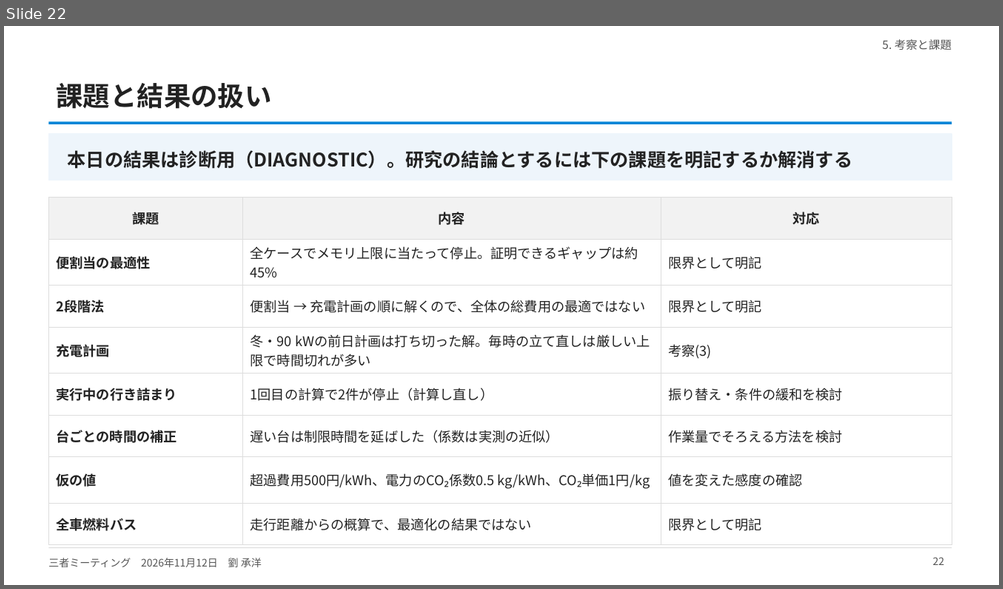
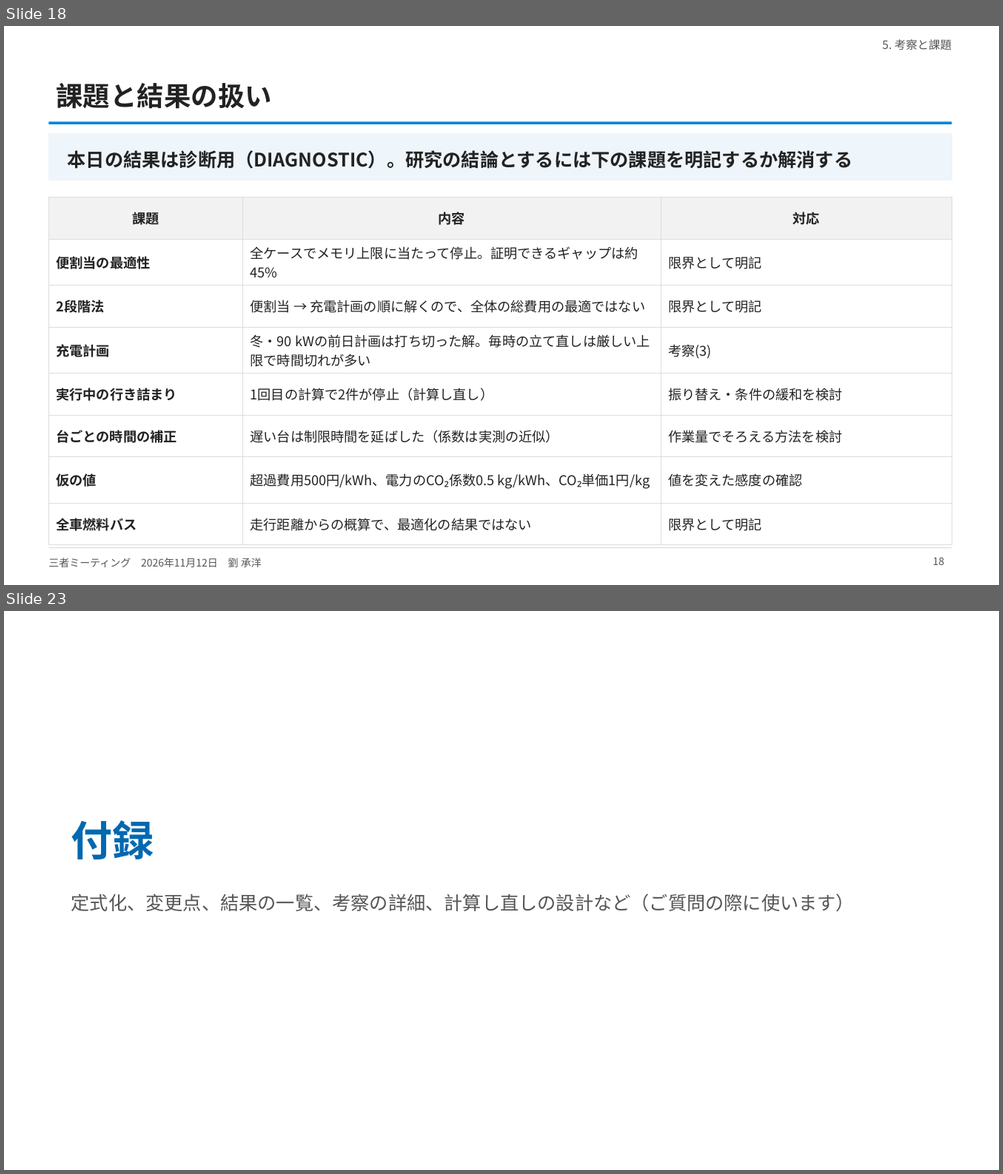
Before and after one commit to CYLIU2003/master-course, a slide deck: outcome/2026-11-12_three_party/three_party_20261112.pptx. Shown one above the other, each under a label of ours: slide 22 before the commit, slides 18 and 23 after it; the slides between them are not shown. The pictures are 1003x589 and 1003x1174 pixels, drawn with LibreOffice and Linux fonts; fonts in the diff are those of the drawing. Boxes give left, top, right and bottom in pixels: in the first picture for what was removed or moved away, otherwise in the second. Text is boxed around its words. In the diff, an @@ line names an element or a change of style, - is before the commit and + after.

```diff
--- a/outcome/2026-11-12_three_party/three_party_20261112.pptx
+++ b/outcome/2026-11-12_three_party/three_party_20261112.pptx
@@ slide 23 added at (4, 611, 999, 1170), background #FFFFFF @@
@@ text added at (71, 820, 154, 860), 40 pt, text #0268B0, bold @@
+付録
@@ text added at (71, 894, 854, 912), 18 pt, text #555555 @@
+定式化、変更点、結果の一覧、考察の詳細、計算し直しの設計など（ご質問の際に使います）
@@ what was slide 22 is now slide 18 @@
@@ page number at (933, 557, 945, 565): text changed @@
-22
+18
```
Also in this commit, not shown: 19 slides changed, 3 other slides added, 4 other files.
